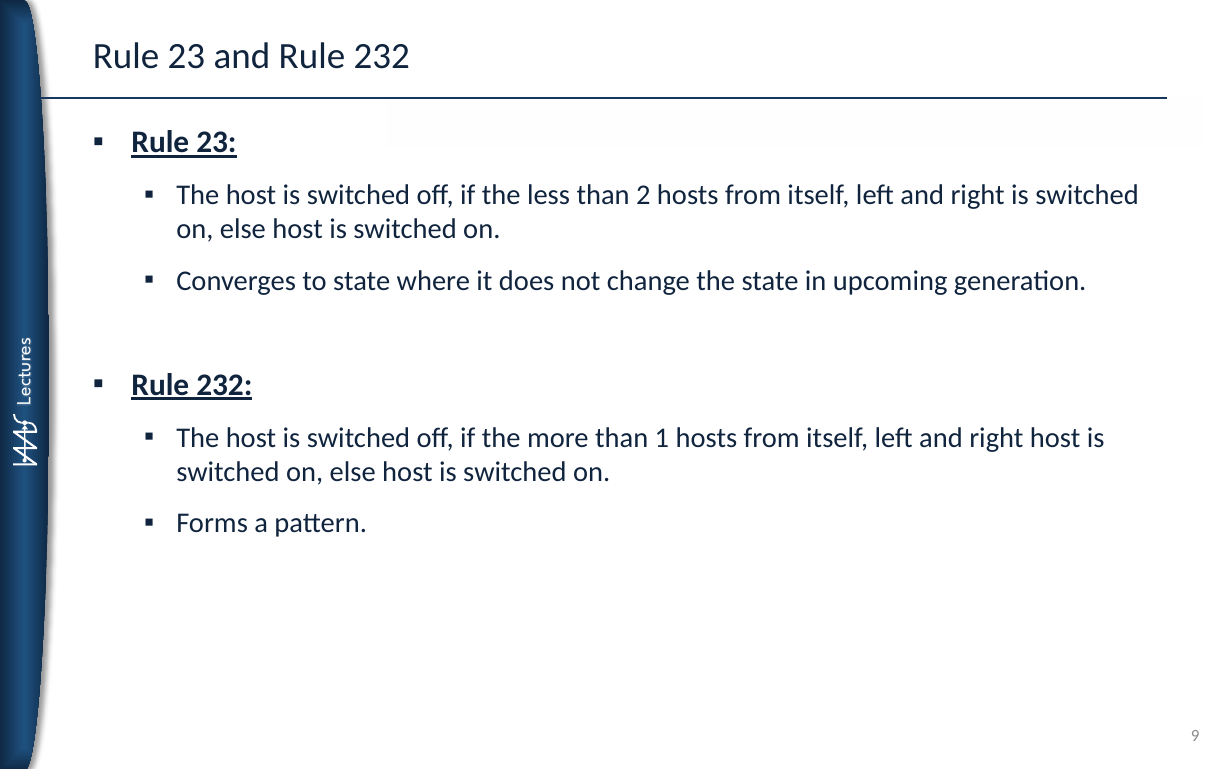
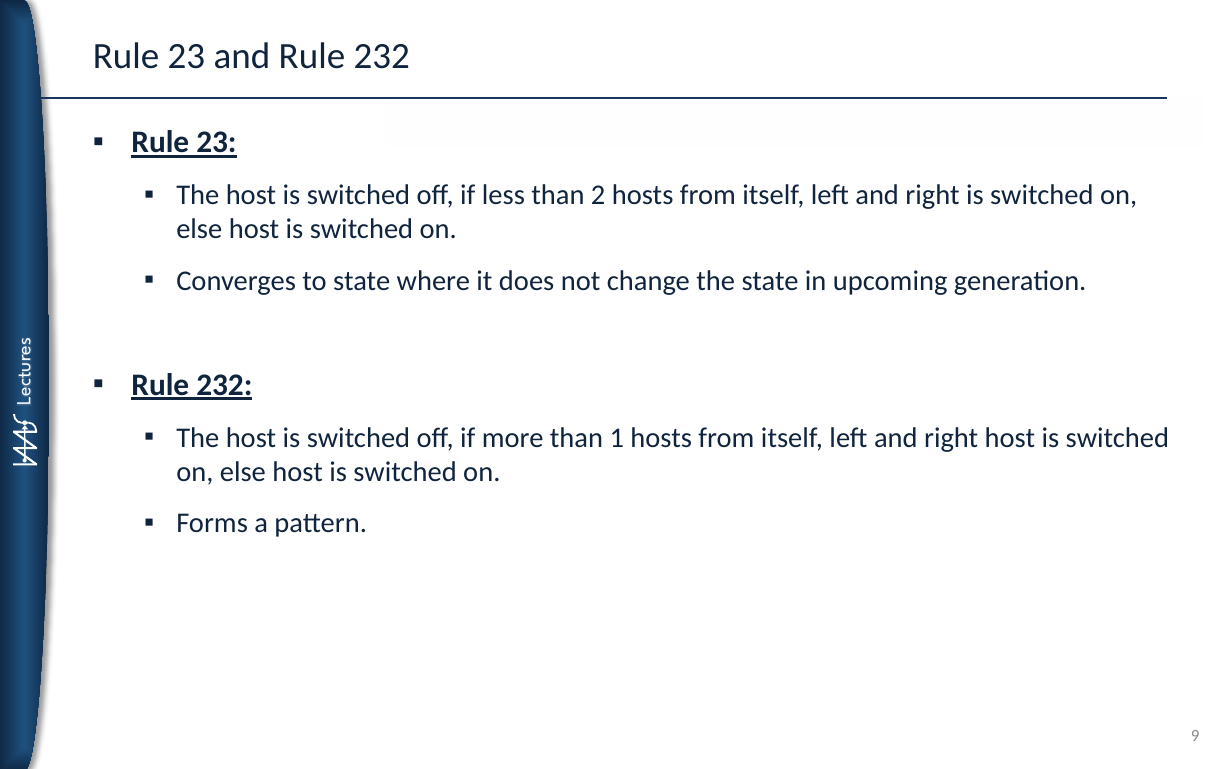
Before and after one commit to koushik1703/cloudsim, a slide deck: slide 9 of Cellular Automata for Cloud Resource Allocation.pptx. Drawn at 1232x769 pixels with LibreOffice and Linux fonts; fonts in the diff are those of the drawing. Boxes give left, top, right and bottom in pixels: in the first picture for what was removed or moved away, otherwise in the second. Text is boxed around its words. In the diff, an @@ line names an element or a change of style, - is before the commit and + after.

```diff
--- a/Cellular Automata for Cloud Resource Allocation.pptx
+++ b/Cellular Automata for Cloud Resource Allocation.pptx
@@ text at [176,184,1137,239]: text changed @@
-  ▪ The host is switched off, if the less than 2 hosts from itself, left and right is switched on, else host is switched on.
+  ▪ The host is switched off, if less than 2 hosts from itself, left and right is switched on, else host is switched on.
@@ text at [176,427,1169,485]: text changed @@
-  ▪ The host is switched off, if the more than 1 hosts from itself, left and right host is switched on, else host is switched on.
+  ▪ The host is switched off, if more than 1 hosts from itself, left and right host is switched on, else host is switched on.
```
Also in this commit, not shown: 6 other slides changed.
